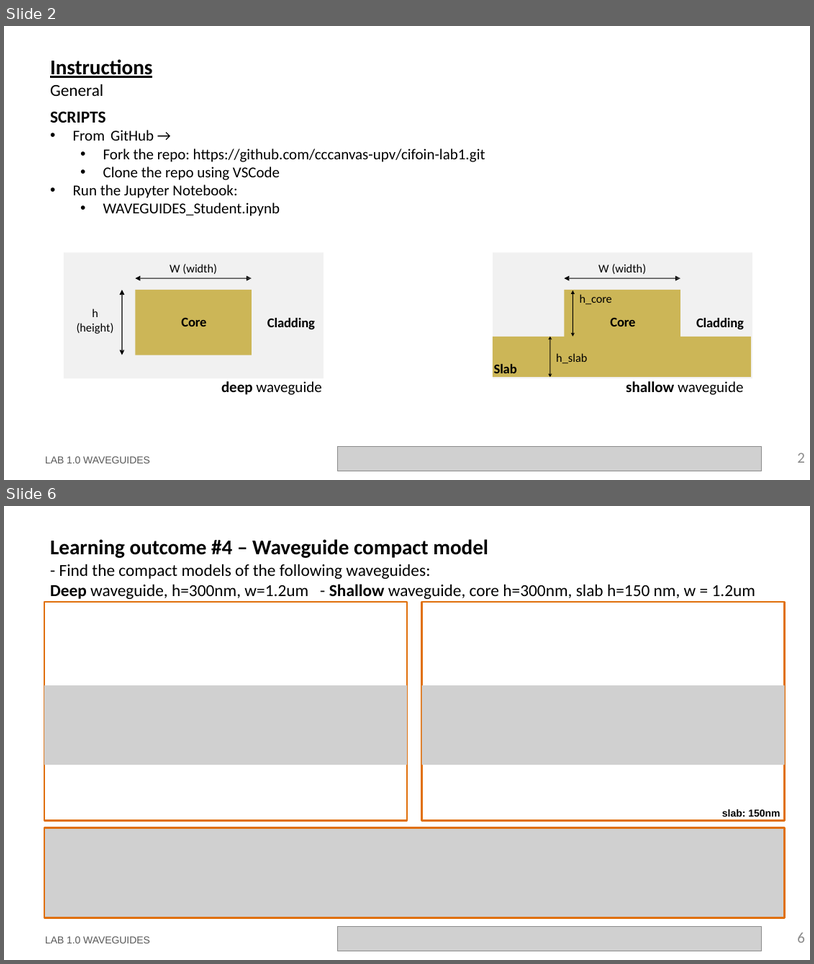
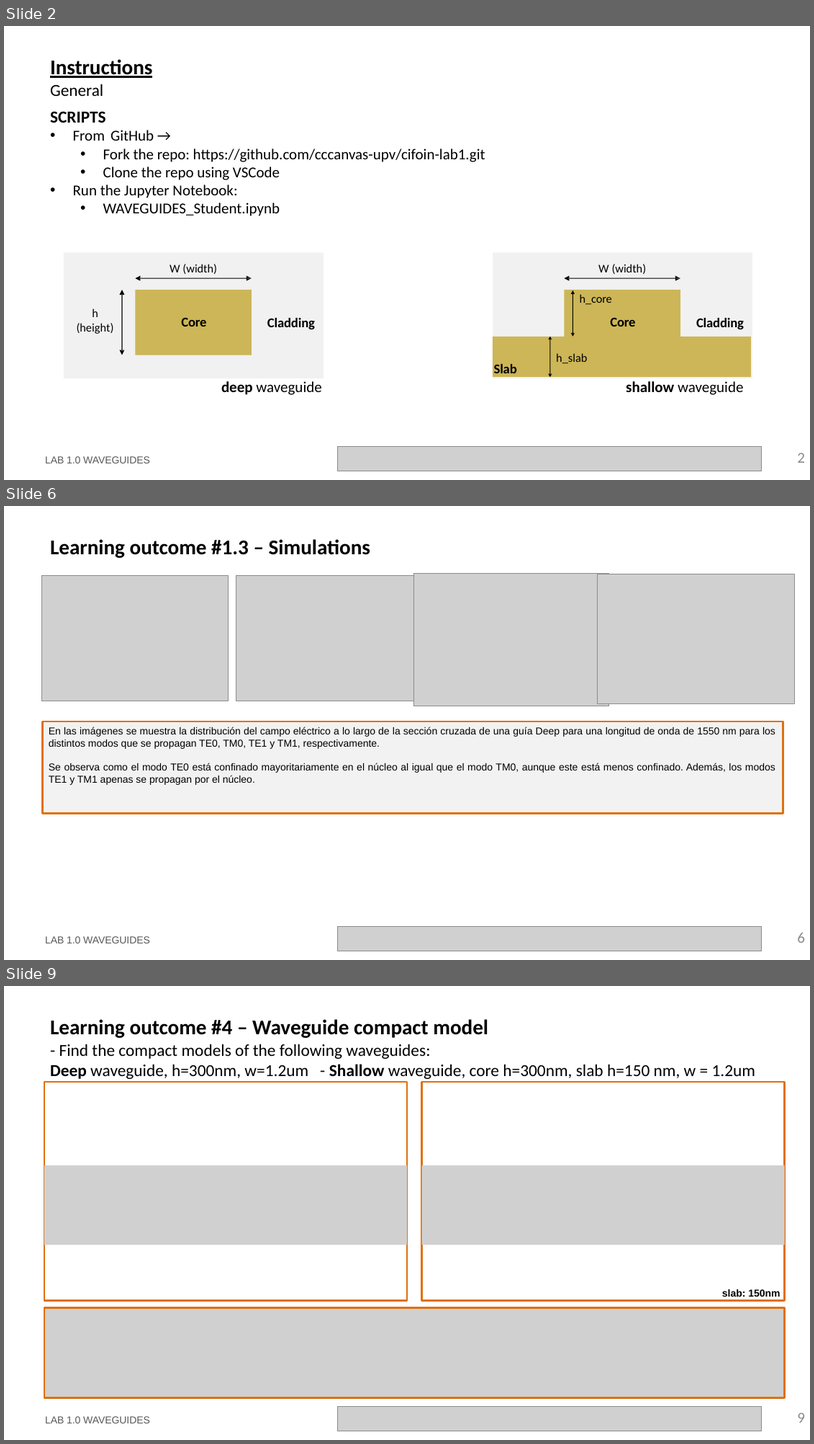
Before and after one commit to jllanoh/cifoin-lab1, a slide deck: LabBook_10.pptx. Shown one above the other, each under a label of ours: slides 2 and 6 before the commit, slides 2, 6 and 9 after it; the slides between them are not shown. The pictures are 814x964 and 814x1444 pixels, drawn with LibreOffice and Linux fonts; fonts in the diff are those of the drawing; grey boxes stand for pictures; background and template pictures are left out. Boxes give left, top, right and bottom in pixels: in the first picture for what was removed or moved away, otherwise in the second. Text is boxed around its words. In the diff, an @@ line names an element or a change of style, - is before the commit and + after.

```diff
--- a/LabBook_10.pptx
+++ b/LabBook_10.pptx
@@ slide 6 added at <box>4,506,810,960</box>, background #FFFFFF @@
@@ title added at <box>50,539,370,558</box>, 25 pt, text #000000, bold @@
+Learning outcome #1.3 – Simulations
@@ picture added at <box>42,576,229,701</box> @@
@@ picture added at <box>236,576,422,701</box> @@
@@ picture added at <box>414,573,609,705</box> @@
@@ picture added at <box>598,574,795,704</box> @@
@@ rectangle added at <box>43,721,784,813</box>, fill #F2F2F2, outline #E0700D 2.25 pt, 12 pt, text #000000 @@
+En las imágenes se muestra la distribución del campo eléctrico a lo largo de la sección cruzada de una guía Deep para una longitud de onda de 1550 nm para los distintos modos que se propagan TE0, TM0, TE1 y TM1, respectivamente.
+Se observa como el modo TE0 está confinado mayoritariamente en el núcleo al igual que el modo TM0, aunque este está menos confinado. Además, los modos TE1 y TM1 apenas se propagan por el núcleo.
@@ text added at <box>45,936,150,943</box>, 12 pt, text #585858 @@
+LAB 1.0 WAVEGUIDES
@@ picture added at <box>338,926,762,951</box> @@
@@ page number added at <box>797,932,805,942</box>, 18 pt, text #8C8C8C @@
+6
@@ what was slide 6 is now slide 9 @@
@@ page number at <box>797,1412,805,1422</box>: text changed @@
-6
+9
```
Also in this commit, not shown: 3 slides changed, 2 other slides added, 1 other file.
